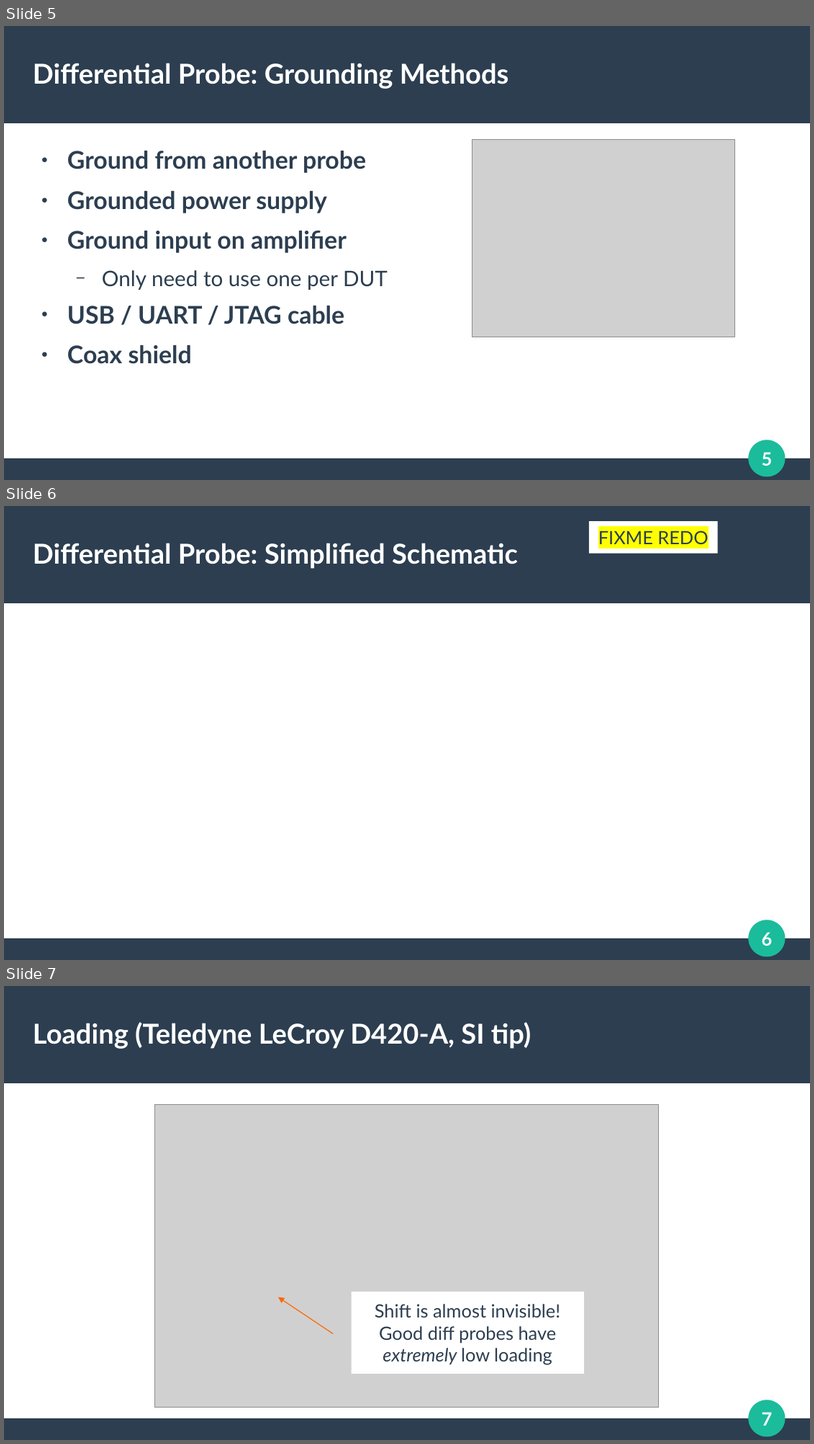
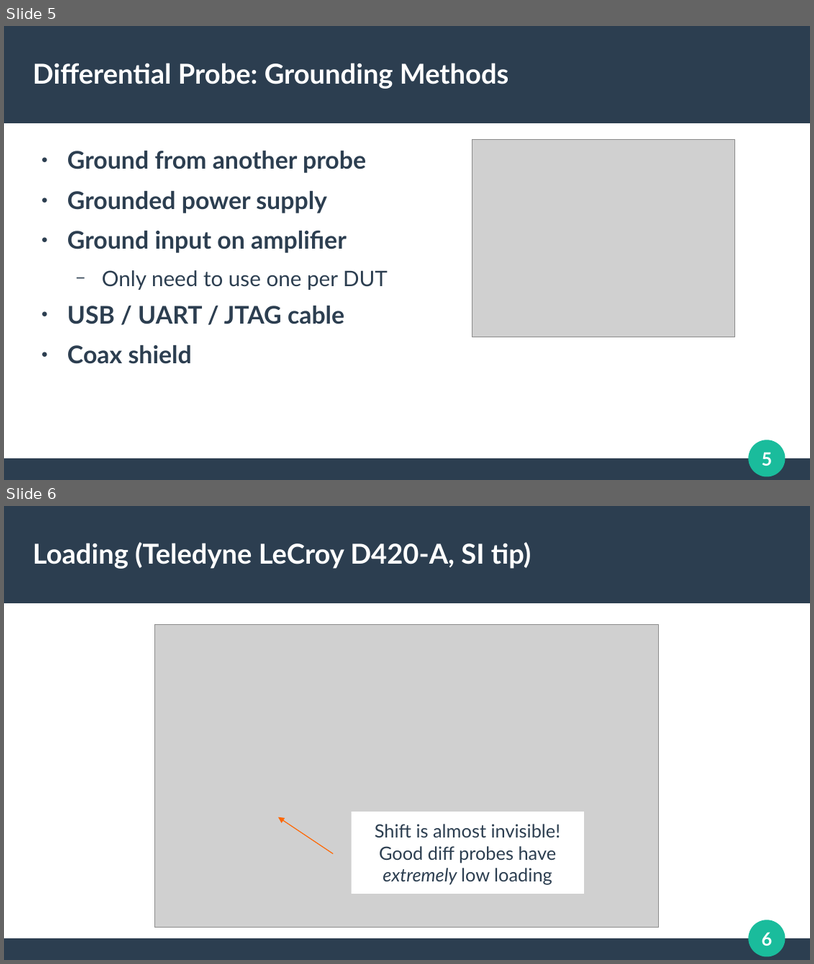
Before and after one commit to azonenberg/electronics-training, a slide deck: oscilloscope-probing/sec05-active-diff.odp. Shown one above the other, each under a label of ours: slides 5, 6 and 7 before the commit, slides 5 and 6 after it. The pictures are 814x1444 and 814x964 pixels, drawn with LibreOffice and Linux fonts; fonts in the diff are those of the drawing; grey boxes stand for pictures. Boxes give left, top, right and bottom in pixels: in the first picture for what was removed or moved away, otherwise in the second. Text is boxed around its words. In the diff, an @@ line names an element or a change of style, - is before the commit and + after.

```diff
--- a/oscilloscope-probing/sec05-active-diff.odp
+++ b/oscilloscope-probing/sec05-active-diff.odp
@@ slide 6 removed at [4,506,810,960], background #FFFFFF; not listed: 4 template elements that a slide beside it also shows @@
@@ rectangle removed at [589,521,718,554] @@
-FIXME REDO
@@ title removed at [33,543,518,569] @@
-Differential Probe: Simplified Schematic
@@ what was slide 7 is now slide 6 @@
@@ page number at [762,932,773,945]: text changed @@
-7
+6
```
Also in this commit, not shown: 3 slides changed, 2 slides added, 1 other slide removed, 3 other files.
